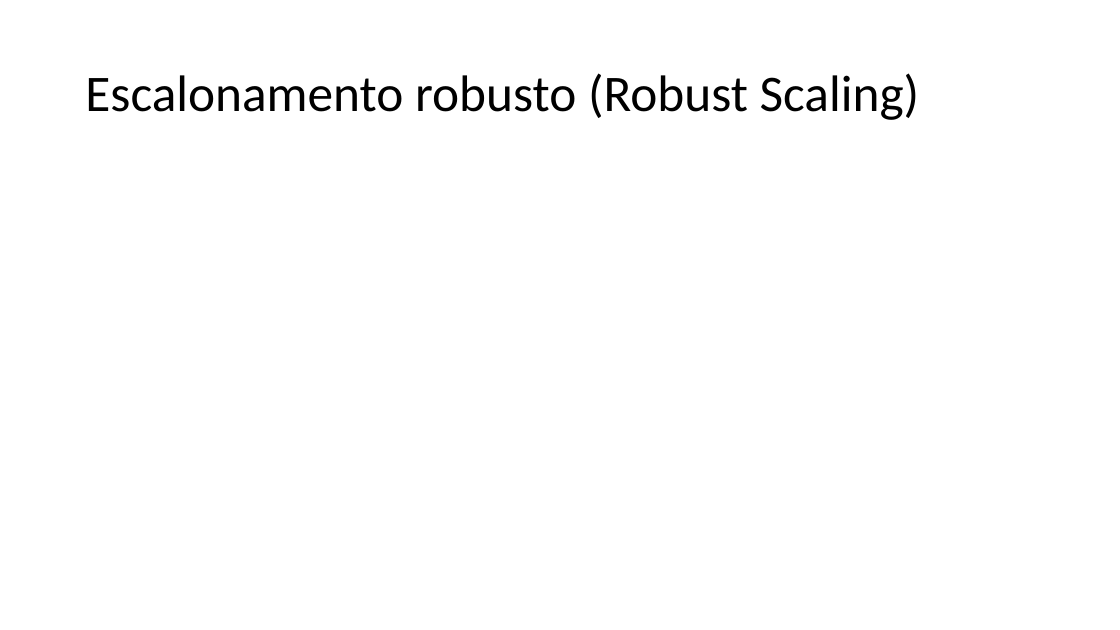
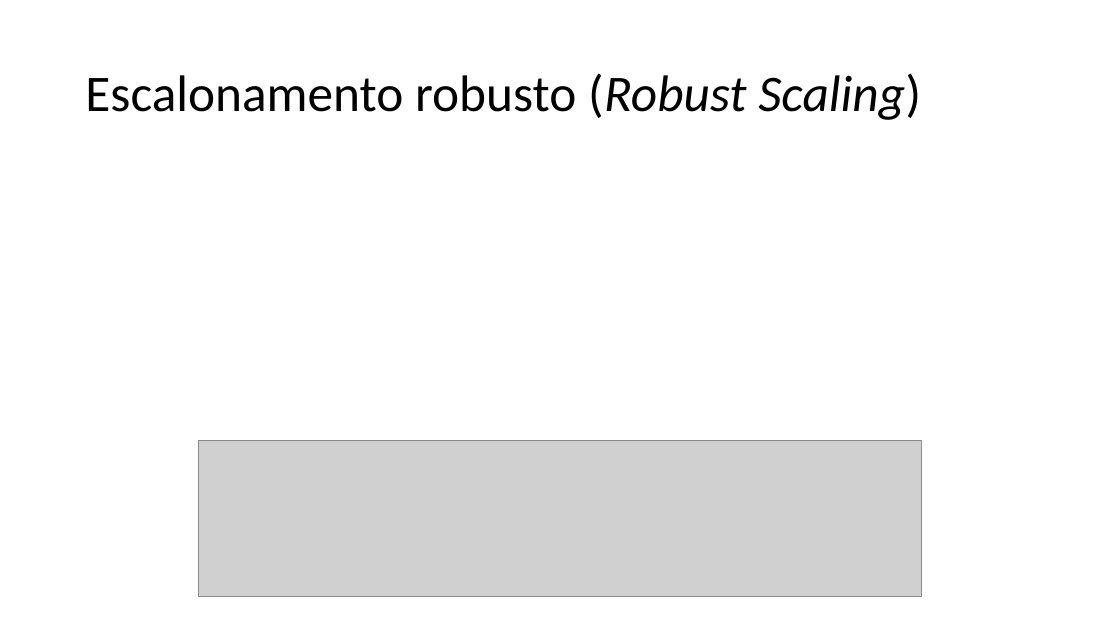
Before and after one commit to zz4fap/c24_inteligencia_artificial, a slide deck: slide 23 of slides/C24_Transformações.pptx (slide 22 before the commit). Drawn at 1120x630 pixels with LibreOffice and Linux fonts; fonts in the diff are those of the drawing; grey boxes stand for pictures. Boxes give left, top, right and bottom in pixels: in the first picture for what was removed or moved away, otherwise in the second. Text is boxed around its words. In the diff, an @@ line names an element or a change of style, - is before the commit and + after.

```diff
--- a/slides/C24_Transformações.pptx
+++ b/slides/C24_Transformações.pptx
@@ title "Escalonamento robusto (Robust Scaling)" at <box>85,73,921,120</box>: italic on in "(Robust Scaling)" @@
@@ picture added at <box>198,440,922,597</box> @@
```
Also in this commit, not shown: 6 other slides changed, 1 slide added, 2 other files.
